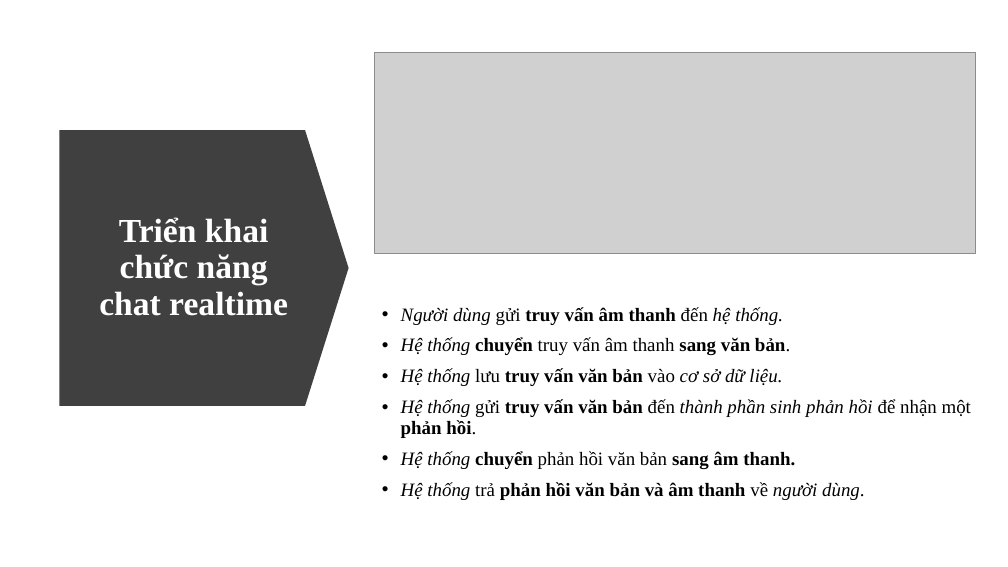
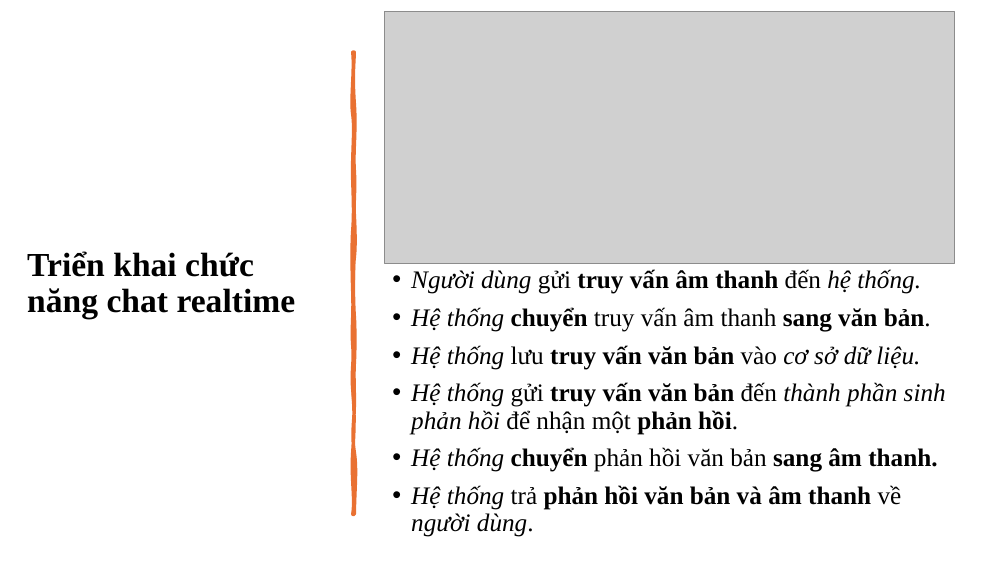
Before and after one commit to ngovanuc/Vietnamese_History_Chatbot, a slide deck: slide 26 of documents/slide bao cao.pptx. Drawn at 1008x567 pixels with LibreOffice and Linux fonts; fonts in the diff are those of the drawing; grey boxes stand for pictures. Boxes give left, top, right and bottom in pixels: in the first picture for what was removed or moved away, otherwise in the second. Text is boxed around its words. In the diff, an @@ line names an element or a change of style, - is before the commit and + after.

```diff
--- a/documents/slide bao cao.pptx
+++ b/documents/slide bao cao.pptx
@@ picture: place and size @@
-picture at bbox=[374, 52, 975, 253]
+picture at bbox=[385, 12, 955, 264]
@@ title "Triển khai chức năng chat ...": place and size @@
-title "Triển khai chức năng chat ..." at bbox=[99, 217, 288, 316]
+title "Triển khai chức năng chat ..." at bbox=[27, 251, 296, 319]
@@ title "Triển khai chức năng chat ..." at bbox=[27, 251, 296, 319]: text colour #FFFFFF to #000000; alignment centre to left @@
@@ freeform shape added at bbox=[353, 52, 355, 514], fill #E97132, outline #E97132 3.25 pt @@
@@ down arrow removed at bbox=[60, 130, 349, 406] @@
@@ text "Người dùng gửi truy vấn ...": place and size @@
-text "Người dùng gửi truy vấn ..." at bbox=[401, 307, 971, 500]
+text "Người dùng gửi truy vấn ..." at bbox=[411, 269, 946, 510]
@@ text "Người dùng gửi truy vấn ..." at bbox=[411, 269, 946, 510]: size 18 to 24 pt; vertical alignment middle to top @@
```
Also in this commit, not shown: 13 other slides changed.
